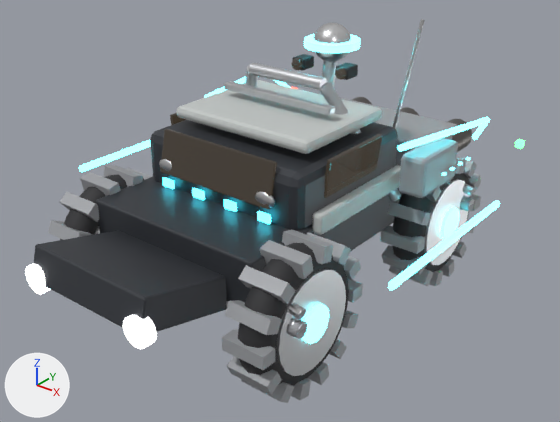
Before and after pictures for a commit that changed the glTF model public/models/buggy.glb.
Rendered twice from a 50 mm lens placed at (4.54, -5.66, 4.22), pointed at (0.11, -0.12, 0.79). Every picture has the same lights, and +X, +Y and +Z are marked at lower left. The older version comes first. Where no turn or scale is listed for an object, it has been applied to the vertices.

The first picture shows 'avionics_bank_1', 'cabin_armour_1', 'cabin_roof', 'chassis', 'nose', 'pressure_cabin', 'side_window_1', 'wheel_fr_rim', 'wheel_fr_tyre', 'wheel_rr_rim', 'wheel_rr_tyre', 'windshield' and 72 more.
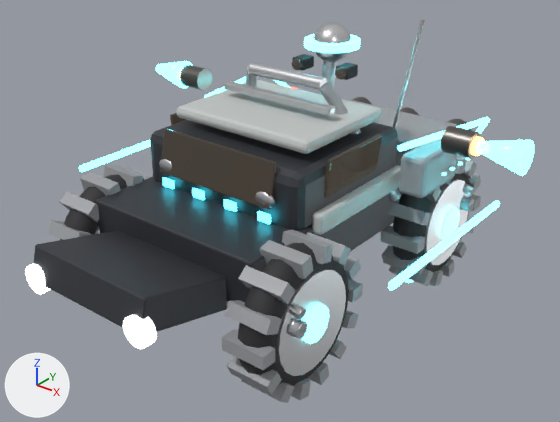
Not visible in the pictures: 'righting_glow_0'.

Pixel boxes (x1, y1, x2, y2) of what changed, in the pictures (560 x 422 px):
'righting_plume_1', added (cyan)
    after: (477, 140, 535, 176)
'righting_thruster_1', added
    after: (441, 126, 481, 159)
'righting_thruster_0', added
    after: (180, 65, 212, 91)
'righting_plume_0', added (cyan)
    after: (156, 61, 193, 89)
'righting_glow_1', added
    after: (470, 136, 484, 156)

The change, as a diff of the scene's bpy script:
```diff
--- a/public/models/buggy.glb.py
+++ b/public/models/buggy.glb.py
@@ me_cylinder_028_1 @@
+me_cylinder_028_1.from_pydata(...)  # a 14-sided cylinder along x spanning x -0.138..0.138, y -0.125..0.125, z -0.122..0.122
+me_cylinder_028_1.materials.append(mat_engine_niobium)  # grey #76736f
@@ me_cone_005 @@
+me_cone_005.from_pydata(...)  # 56 vertices, 112 faces; spans x -0.225..0.231, y -0.162..0.162, z -0.158..0.158
+me_cone_005.materials.append(mat_accent_cyan)  # cyan #27a0aa, glowing cyan #59f3ff
@@ me_cylinder_029_1 @@
+me_cylinder_029_1.from_pydata(...)  # a 14-sided cylinder along x spanning x -0.025..0.025, y -0.088..0.088, z -0.085..0.085
+me_cylinder_029_1.materials.append(mat_turbo_glow)  # brown #956127, glowing orange #ffb361
@@ ob_righting_thruster_1 @@
+ob_righting_thruster_1 = bpy.data.objects.new('righting_thruster_1', me_cylinder_028_1)
+ob_righting_thruster_1.location = (1.675, 0.562, 1.7)
@@ ob_righting_thruster_0 @@
+ob_righting_thruster_0 = bpy.data.objects.new('righting_thruster_0', me_cylinder_028_1.copy())
+ob_righting_thruster_0.location = (-1.675, 0.562, 1.7)
@@ ob_righting_plume_1 @@
+ob_righting_plume_1 = bpy.data.objects.new('righting_plume_1', me_cone_005)
+ob_righting_plume_1.location = (2.075, 0.562, 1.7)
@@ ob_righting_plume_0 @@
+ob_righting_plume_0 = bpy.data.objects.new('righting_plume_0', me_cone_005.copy())
+ob_righting_plume_0.location = (-2.075, 0.562, 1.7)
@@ ob_righting_glow_1 @@
+ob_righting_glow_1 = bpy.data.objects.new('righting_glow_1', me_cylinder_029_1)
+ob_righting_glow_1.location = (1.838, 0.562, 1.7)
@@ ob_righting_glow_0 @@
+ob_righting_glow_0 = bpy.data.objects.new('righting_glow_0', me_cylinder_029_1.copy())
+ob_righting_glow_0.location = (-1.838, 0.562, 1.7)
```
